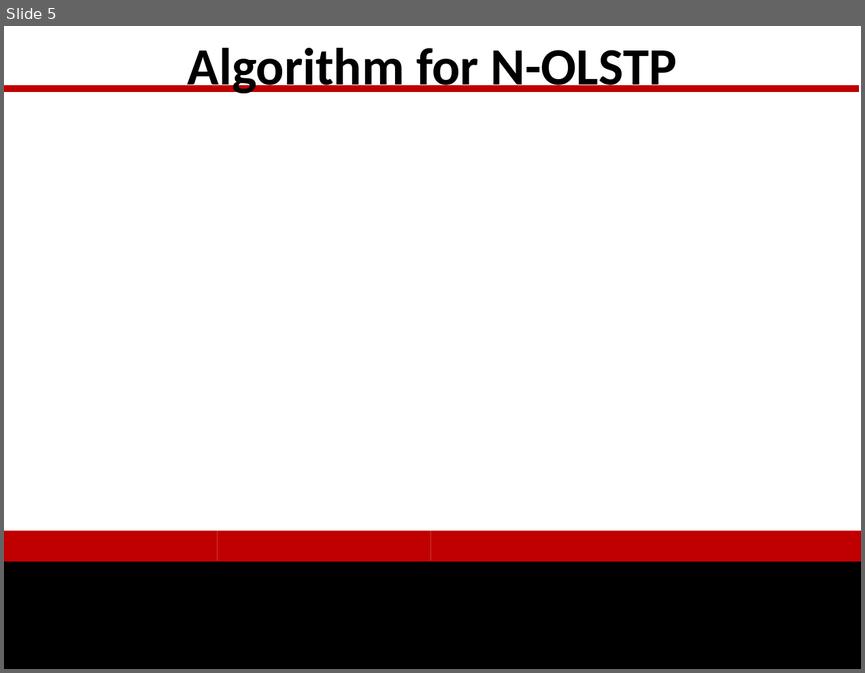
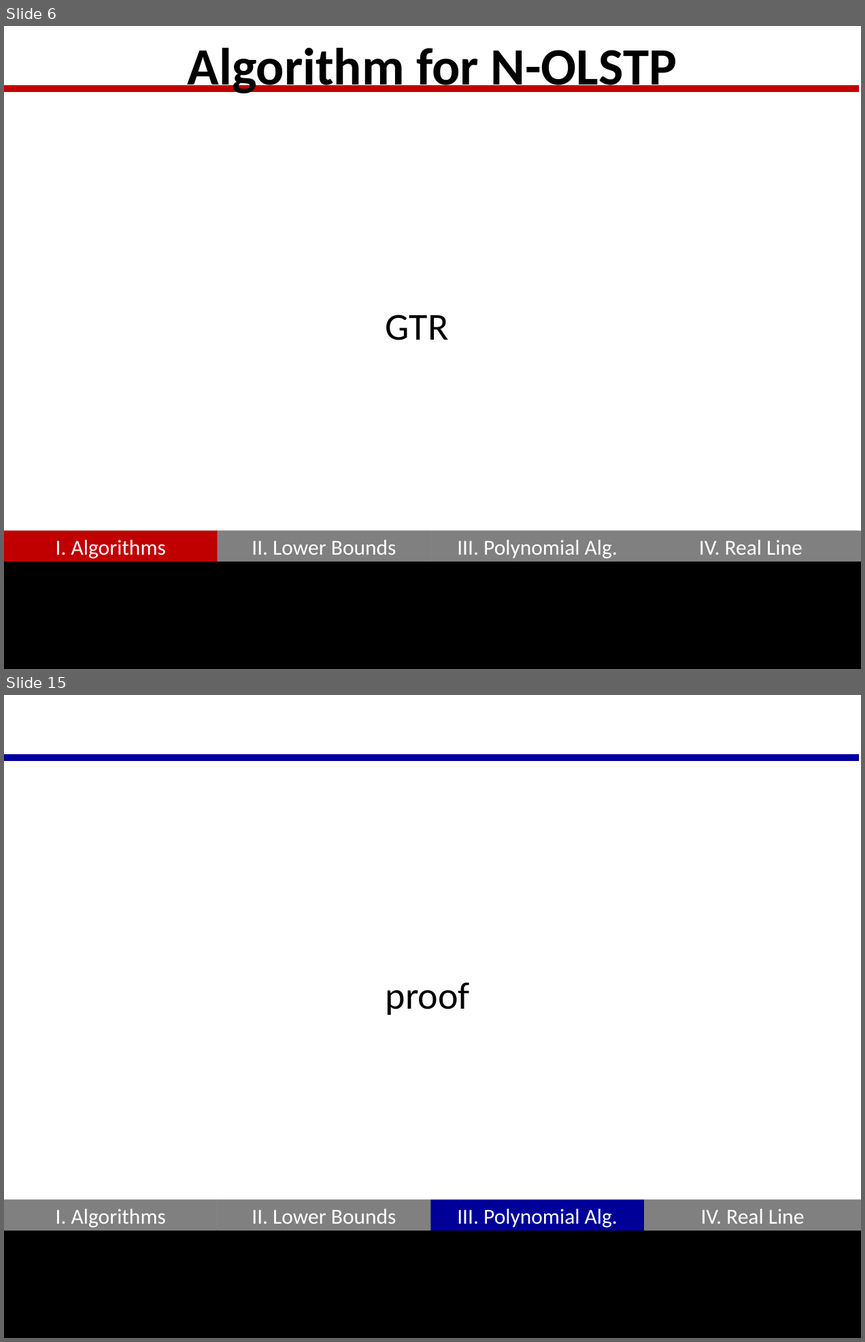
Before and after one commit to GraffL/talk-online-tsp, a slide deck: Präsentation43.pptx. Shown one above the other, each under a label of ours: slide 5 before the commit, slides 6 and 15 after it; the slides between them are not shown. The pictures are 865x673 and 865x1342 pixels, drawn with LibreOffice and Linux fonts; fonts in the diff are those of the drawing. Boxes give left, top, right and bottom in pixels: in the first picture for what was removed or moved away, otherwise in the second. Text is boxed around its words. In the diff, an @@ line names an element or a change of style, - is before the commit and + after.

```diff
--- a/Präsentation43.pptx
+++ b/Präsentation43.pptx
@@ slide 15 added at <box>4,695,861,1338</box>, background #FFFFFF; not listed: 6 template elements that a slide beside it also shows @@
@@ line added from (4, 758) to (859, 758), #000099 6 pt @@
@@ text added at <box>385,982,470,1015</box>, 32 pt, text #000000 @@
+proof
@@ rectangle added at <box>4,1200,218,1231</box>, fill #808080, 18 pt, text #FFFFFF @@
+I. Algorithms
@@ rectangle added at <box>430,1200,644,1231</box>, fill #000099, 18 pt, text #FFFFFF @@
+III. Polynomial Alg.
@@ rectangle added at <box>644,1200,861,1231</box>, fill #808080, 18 pt, text #FFFFFF @@
+IV. Real Line
@@ rectangle added at <box>4,1229,861,1338</box>, fill #000000 @@
@@ what was slide 5 is now slide 6 @@
@@ slide 6 changed as well @@
@@ text added at <box>385,314,449,340</box>, 32 pt, text #000000 @@
+GTR
@@ rectangle added at <box>4,531,218,562</box>, fill #C00000, 18 pt, text #FFFFFF @@
+I. Algorithms
@@ rectangle added at <box>218,531,430,562</box>, fill #808080, 18 pt, text #FFFFFF @@
+II. Lower Bounds
@@ rectangle added at <box>430,531,644,562</box>, fill #808080, 18 pt, text #FFFFFF @@
+III. Polynomial Alg.
@@ fill #C00000 to #808080 in 4 elements at <box>4,531,218,562</box>, <box>218,531,430,562</box>, <box>430,531,644,562</box>, <box>644,531,861,562</box> @@
@@ rectangle added at <box>644,531,857,562</box>, fill #808080, 18 pt, text #FFFFFF @@
+IV. Real Line
```
Also in this commit, not shown: 2 other slides changed, 12 other slides added, 1 slide removed.
